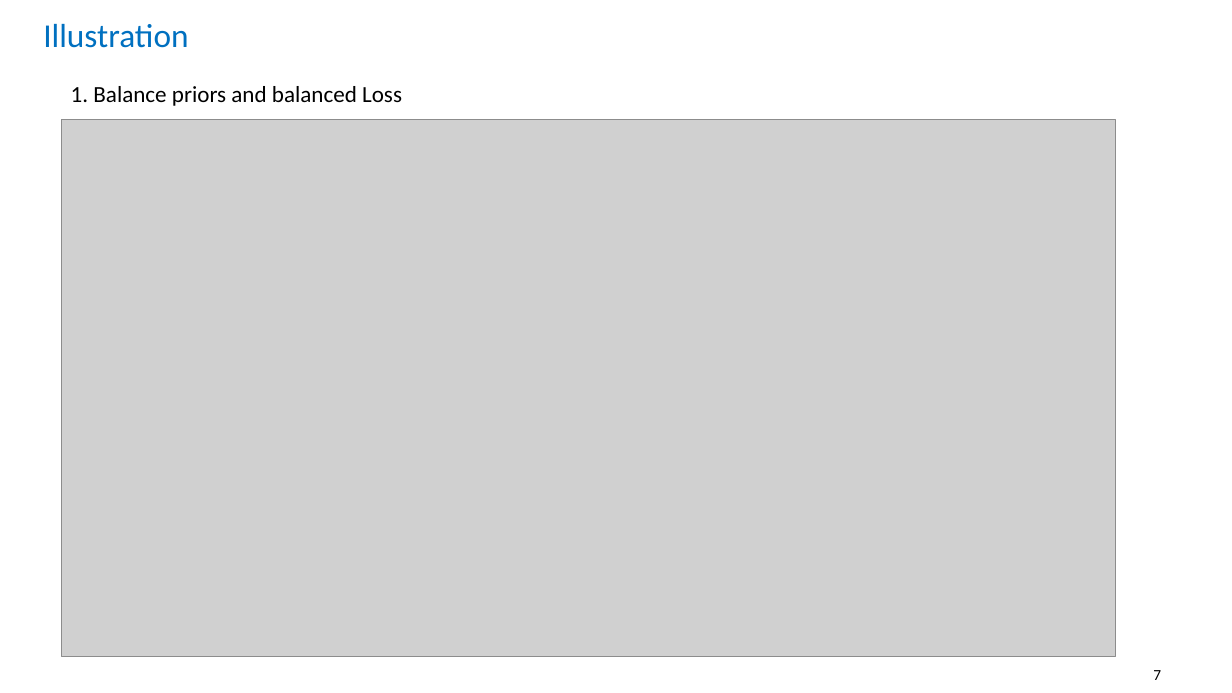
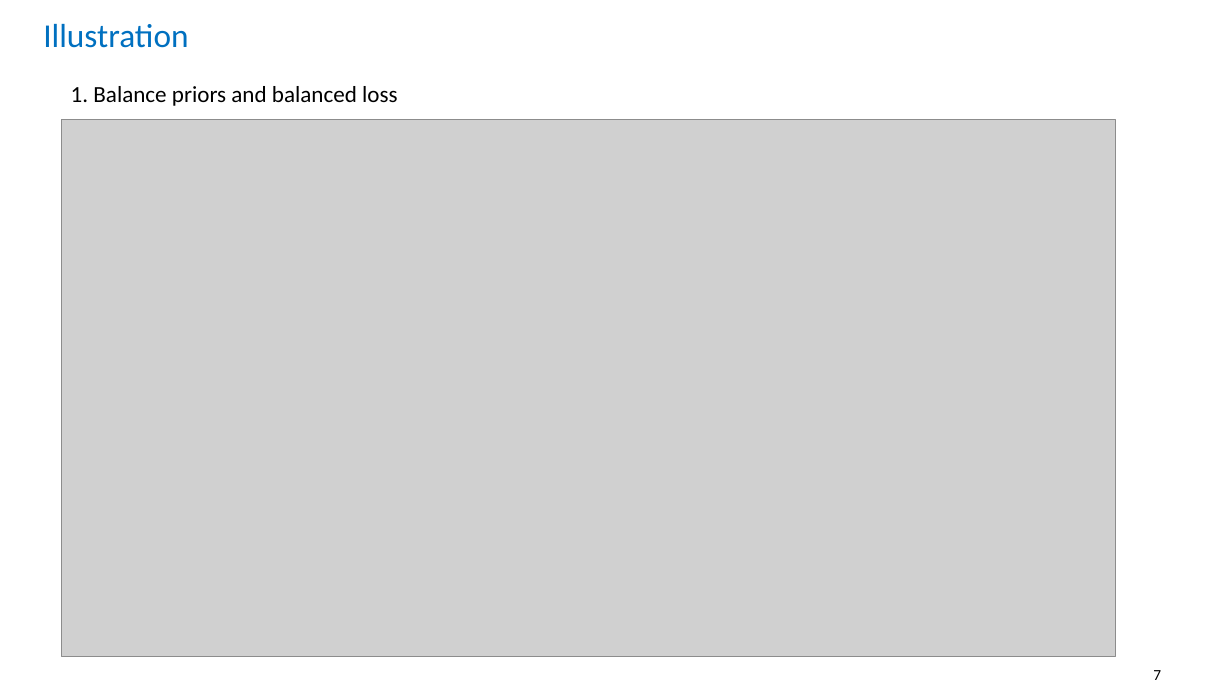
Before and after one commit to nabilfatih/Bayesian-Decision-Theory, a slide deck: slide 7 of talk.pptx. Drawn at 1232x693 pixels with LibreOffice and Linux fonts; fonts in the diff are those of the drawing; grey boxes stand for pictures. Boxes give left, top, right and bottom in pixels: in the first picture for what was removed or moved away, otherwise in the second. Text is boxed around its words. In the diff, an @@ line names an element or a change of style, - is before the commit and + after.

```diff
--- a/talk.pptx
+++ b/talk.pptx
@@ text at (x1=71, y1=86, x2=398, y2=106): text changed @@
-1. Balance priors and balanced Loss
+1. Balance priors and balanced loss
```
Also in this commit, not shown: 5 other slides changed, 2 slides removed.
